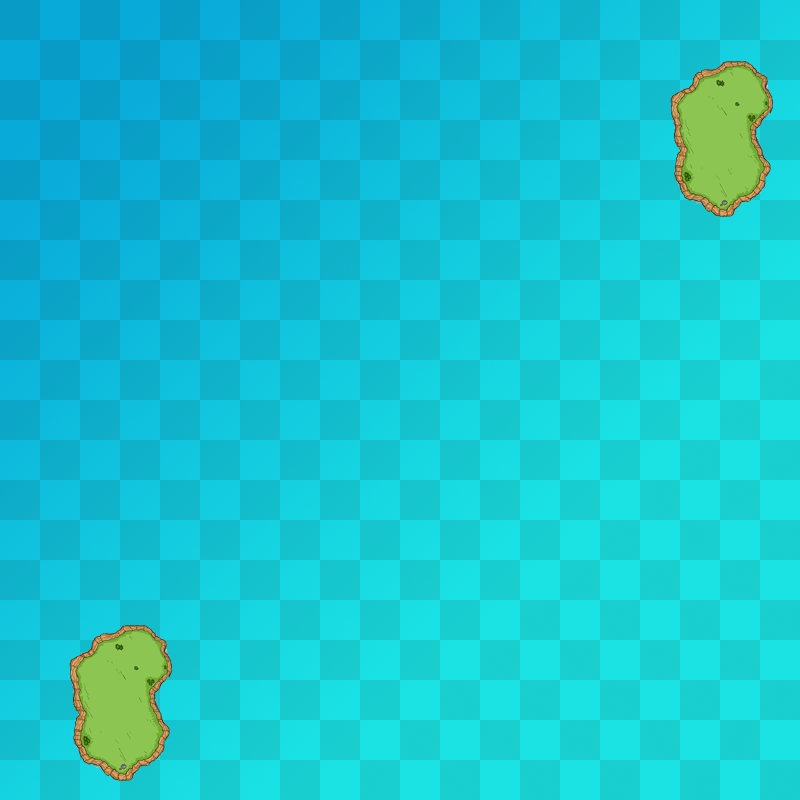
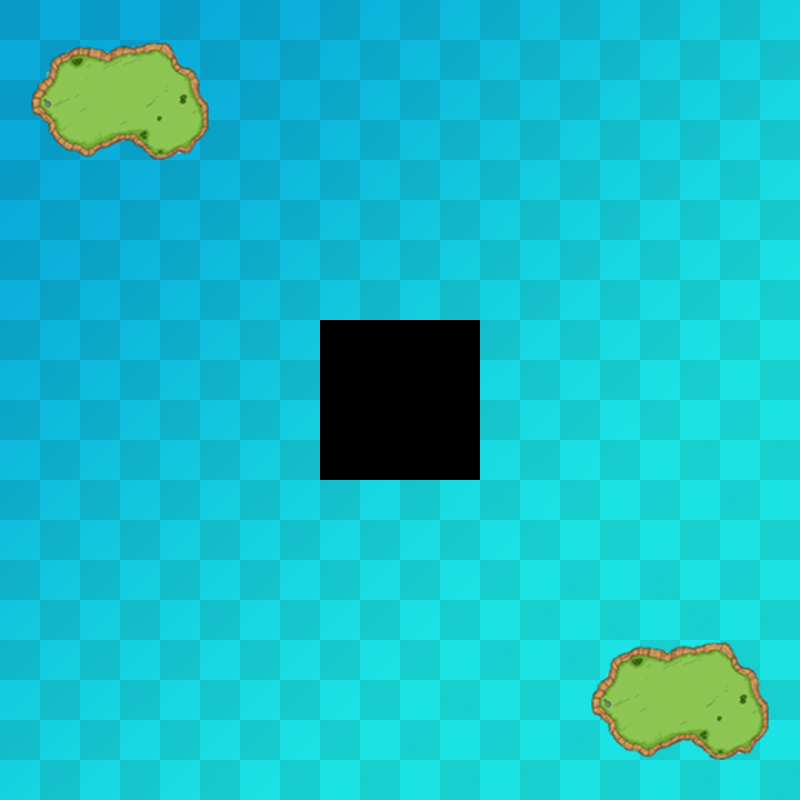
Comparing the layer stacks of the two 800 x 800 images. Changes:
removed group "Nice Islands" (2 layers) over (68, 61, 773, 781)
removed layer "Layer 3 copy" from group "Nice Islands" over (669, 61, 773, 217)
removed layer "Layer 3" from group "Nice Islands" over (68, 625, 172, 781)
moved "Pirate Island" out of group "Basic Islands", painted on it, unmasked it over (31, 40, 760, 201)
added layer "Flat Island" above "Basic Islands" over (591, 640, 769, 760)
added layer "Basic Islands" above "Transparent Grid" over (320, 320, 480, 480)
painted on "Transparent Grid" over (31, 40, 773, 781)
